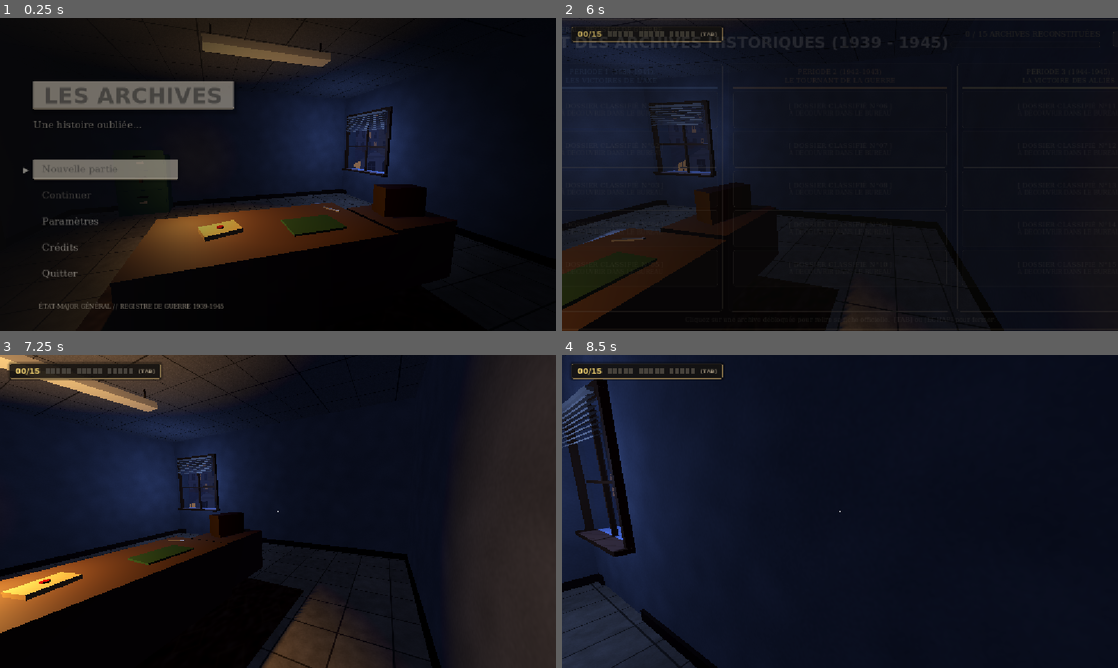
Above: before the commit, frames 1-4 (two rows, left to right).
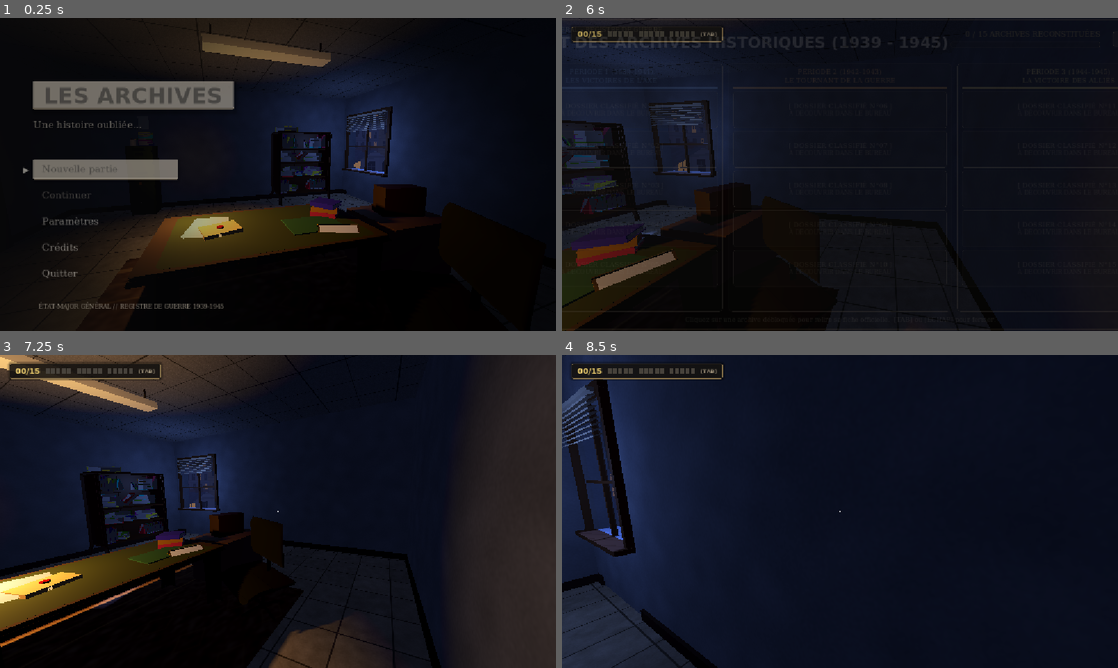
Above: after the commit, the same moments.

Repository: NexorrDev/Godot-WW2
Game: Godot game, scene res://scenes/main_game.tscn
Same seed, same stepped clock (60 frames per second), same inputs: the game is played once before the commit and once after it.
Inputs (mouse positions are in pixels of both pictures, inside the frame that each line leads up to):
- Up to frame 1 (0.25 s): no input
- Up to frame 2 (6 s): click "Nouvelle partie" at 0.5 s; tap Enter at 1.25, 2.75, 4.25 s; move the mouse to (867, 174) at 1.27 s; hold W 1.28-2 s; tap Tab at 1.35 s; click (867, 174) at 1.42 s; tap Space at 2, 3.5, 5 s; drag from (728, 190) to (812, 237) at 2.02 s; move the mouse to (895, 105) at 2.77 s; hold D 2.78-3.5 s; tap E at 2.85 s; drag from (812, 237) to (673, 127) at 3.52 s; move the mouse to (1006, 221) at 4.27 s; hold A 4.28-5 s; hold Q 4.28-5 s; drag from (673, 127) to (756, 96) at 5.02 s; move the mouse to (867, 174) at 5.77 s; hold S from 5.78 s (still down); tap J at 5.85 s; click (867, 174) at 5.92 s
- Up to frame 3 (7.25 s): move the mouse to (255, 505) at 6.52 s; release S at 6.53 s; hold D from 6.53 s (still down); tap E at 6.6 s
- Up to frame 4 (8.5 s): move the mouse to (867, 511) at 7.27 s; release D at 7.28 s; hold Z 7.28-8.03 s; hold W from 7.28 s (still down); move the mouse to (812, 511) at 8.02 s; tap Q at 8.1 s; click (812, 511) at 8.17 s

The runs differ from the first frame. In frame 1, 6.8% of the frame differs, in the area x 19-85%, y 34-96%; in frame 2, 4.3%; in frame 3, 8.2%, in the area x 0-61%, y 35-100%; in frame 4, nothing differs.

Commit message:
Intègre les modèles 3D de Louka (bureau, chaise, étagère, classeur à tiroir, porte des archives)
Co-Authored-By: Claude Sonnet 5.5 <noreply@anthropic.com>
Claude-Session: https://claude.ai/code/session_019jx8jc2EtZW8BPq9GZRgmx

Diff:
--- a/ww-2-archives-game/scenes/main_game.tscn
+++ b/ww-2-archives-game/scenes/main_game.tscn
@@ -20,6 +20,7 @@
 [ext_resource type="Script" path="res://scripts/radio_item.gd" id="9_radio_item"]
 [ext_resource type="PackedScene" path="res://scenes/enigmas/enigma_radio.tscn" id="10_enigma_radio"]
 [ext_resource type="PackedScene" path="res://scenes/hud_progression.tscn" id="12_hud"]
+[ext_resource type="Script" path="res://scripts/prop3d.gd" id="90_prop"]
 [ext_resource type="PackedScene" path="res://scenes/pause_menu.tscn" id="13_pause"]
 
 [sub_resource type="StandardMaterial3D" id="Mat_Desk"]
@@ -97,11 +98,21 @@
 [node name="SalleBureau" type="Node3D" parent="."]
 script = ExtResource("14_room")
 
-[node name="Bureau_Placeholder" type="CSGBox3D" parent="."]
-transform = Transform3D(1, 0, 0, 0, 1, 0, 0, 0, 1, 0, 0.375, 0.5)
-use_collision = true
-size = Vector3(2.2, 0.75, 1.1)
-material = SubResource("Mat_Desk")
+[node name="Bureau" type="StaticBody3D" parent="."]
+transform = Transform3D(0, 0, -1.4, 0, 1, 0, 1.4, 0, 0, 0, 0, 0.5)
+script = ExtResource("90_prop")
+model_path = "res://assets/models/louka/bureau.glb"
+
+[node name="Chaise" type="StaticBody3D" parent="."]
+transform = Transform3D(-0.94, 0, 0.34, 0, 1, 0, -0.34, 0, -0.94, 0.95, 0, 1.55)
+script = ExtResource("90_prop")
+model_path = "res://assets/models/louka/chaise.glb"
+collide = false
+
+[node name="Etagere" type="StaticBody3D" parent="."]
+transform = Transform3D(1, 0, 0, 0, 1, 0, 0, 0, 1, 1.9, 0, -2.86)
+script = ExtResource("90_prop")
+model_path = "res://assets/models/louka/etagere.glb"
 
 [node name="Dossier_Pologne" type="StaticBody3D" parent="."]
 transform = Transform3D(0.965926, 0, 0.258819, 0, 1, 0, -0.258819, 0, 0.965926, -0.45, 0.77, 0.5)
@@ -154,7 +165,7 @@
 script = ExtResource("19_corbeille")
 
 [node name="Classeur_Vert" type="Node3D" parent="."]
-transform = Transform3D(1, 0, 0, 0, 1, 0, 0, 0, 1, -2.0, 0, -3.05)
+transform = Transform3D(1, 0, 0, 0, 1, 0, 0, 0, 1, -2.0, 0, -2.886)
 script = ExtResource("22_classeur")
 
 [node name="Table_Radio" type="CSGBox3D" parent="."]
--- a/ww-2-archives-game/scripts/classeur_vert.gd
+++ b/ww-2-archives-game/scripts/classeur_vert.gd
@@ -6,9 +6,9 @@
 ## Pour remplacer par un vrai modèle : garder un nœud "Tiroir_Milieu" avec le script
 ## tiroir_cadenas_item.gd, et un nœud "Memo" avec memo_item.gd.
 
-const W := 1.0
-const D := 0.5
-const H := 1.35
+const MODEL_BODY := "res://assets/models/louka/meuble_tiroirs.glb"
+const MODEL_DRAWER := "res://assets/models/louka/meuble_tiroir_ouvert.glb"
+const SLIDE := 0.26  # profondeur dont le tiroir ressort quand il est ouvert
 
 const MEMO_TEXT := "[i]Mémo de l'état-major — classeur vert[/i]\n\n" + \
 	"Le tiroir du milieu contient les ordres sur la grande offensive à l'Est. Il est fermé par un cadenas à [b]4 chiffres[/b].\n\n" + \
@@ -22,70 +22,67 @@
 func _ready() -> void:
 	if get_child_count() > 0:
 		return
-	var green := StandardMaterial3D.new()
-	green.albedo_color = Color(0.27, 0.48, 0.36)
-	green.metallic = 0.15
-	green.roughness = 0.55
-	var dark := StandardMaterial3D.new()
-	dark.albedo_color = Color(0.09, 0.09, 0.09)
-	dark.metallic = 0.6
 	var gold := StandardMaterial3D.new()
 	gold.albedo_color = Color(0.85, 0.68, 0.25)
 	gold.metallic = 0.9
 	gold.roughness = 0.3
-	var cream := StandardMaterial3D.new()
-	cream.albedo_color = Color(0.9, 0.87, 0.76)
 
-	# Caisson plein (collision générale)
-	var body := StaticBody3D.new()
+	# Caisson du meuble (modèle de Louka) + collision
+	var body := Prop3D.new()
 	body.name = "Caisson"
-	var cs := CollisionShape3D.new()
-	var bs := BoxShape3D.new()
-	bs.size = Vector3(W, H, D)
-	cs.shape = bs
-	body.add_child(cs)
-	body.position = Vector3(0, H / 2.0, 0)
+	body.model_path = MODEL_BODY
 	add_child(body)
-	var mi := MeshInstance3D.new()
-	var bm := BoxMesh.new()
-	bm.size = Vector3(W, H, D)
-	mi.mesh = bm
-	mi.material_override = green
-	body.add_child(mi)
 
-	# Trois façades de tiroirs
-	var dh := H / 3.0 - 0.04
-	for i in 3:
-		var y := 0.2 + i * (H / 3.0) + dh / 2.0 - 0.05
-		var front := _box(Vector3(W - 0.08, dh, 0.03), green)
-		front.position = Vector3(0, y, D / 2.0 + 0.012)
-		add_child(front)
-		var handle := _box(Vector3(0.22, 0.03, 0.03), dark)
-		handle.position = Vector3(0, y + 0.06, D / 2.0 + 0.04)
-		add_child(handle)
-		var plate := _box(Vector3(0.14, 0.05, 0.005), cream)
-		plate.position = Vector3(0, y - 0.07, D / 2.0 + 0.03)
-		add_child(plate)
-		if i == 1:
-			_make_middle_drawer(front, y, dh, gold)
-
-	# Mémo posé sur le meuble
+	# Mémo punaisé au mur, au-dessus du meuble (le meuble est adossé au mur nord)
 	var memo := StaticBody3D.new()
 	memo.name = "Memo"
 	memo.set_script(preload("res://scripts/memo_item.gd"))
 	memo.set("memo_title", "MÉMO — CLASSEUR VERT")
 	memo.set("memo_text", MEMO_TEXT)
-	memo.set("prompt_message", "Lire le mémo posé sur le classeur")
+	memo.set("prompt_message", "Lire le mémo punaisé au-dessus du classeur")
 	var mcs := CollisionShape3D.new()
 	var mbs := BoxShape3D.new()
-	mbs.size = Vector3(0.3, 0.08, 0.24)
+	mbs.size = Vector3(0.3, 0.4, 0.1)
 	mcs.shape = mbs
 	memo.add_child(mcs)
-	var sheet := _box(Vector3(0.2, 0.004, 0.15), cream)
+	var cream := StandardMaterial3D.new()
+	cream.albedo_color = Color(0.9, 0.87, 0.76)
+	var sheet := _box(Vector3(0.22, 0.3, 0.004), cream)
 	memo.add_child(sheet)
-	memo.position = Vector3(0.28, H + 0.01, 0.0)
-	memo.rotation_degrees = Vector3(0, 14, 0)
+	memo.position = Vector3(0.0, 2.1, -0.405)
 	add_child(memo)
+
+	# Tiroir du milieu interactif
+	var drawer := StaticBody3D.new()
+	drawer.name = "Tiroir_Milieu"
+	drawer.set_script(preload("res://scripts/tiroir_cadenas_item.gd"))
+	var inst := (load(MODEL_DRAWER) as PackedScene).instantiate()
+	drawer.add_child(inst)
+	var cs := CollisionShape3D.new()
+	var bs := BoxShape3D.new()
+	bs.size = Vector3(0.48, 0.48, 0.52)
+	cs.shape = bs
+	cs.position = Vector3(0, 0.77, 0.153)
+	drawer.add_child(cs)
+	drawer_closed_pos = Vector3(0, 0, -SLIDE)
+	drawer.position = drawer_closed_pos
+	add_child(drawer)
+	drawer_front = drawer
+	# cadenas doré sur la façade du tiroir
+	padlock = _box(Vector3(0.05, 0.07, 0.03), gold)
+	padlock.position = Vector3(0, 0.74, 0.43)
+	drawer.add_child(padlock)
+	drawer_doc = Node3D.new()
+	drawer.add_child(drawer_doc)
+	var folder_mat := StandardMaterial3D.new()
+	folder_mat.albedo_color = Color(0.75, 0.58, 0.35)
+	var folder := _box(Vector3(0.34, 0.03, 0.3), folder_mat)
+	folder.position = Vector3(0, 0.6, 0.15)
+	drawer_doc.add_child(folder)
+	drawer_doc.visible = false
+	drawer.drawer_state_changed.connect(func(): _apply_state(drawer, true))
+	GameManager.game_loaded.connect(func(): _apply_state(drawer, false))
+	_apply_state(drawer, false)
 
 func _box(size: Vector3, mat: Material) -> MeshInstance3D:
 	var m := MeshInstance3D.new()
@@ -95,43 +92,11 @@
 	m.material_override = mat
 	return m
 
-func _make_middle_drawer(front: MeshInstance3D, y: float, dh: float, gold: Material) -> void:
-	# Le tiroir interactif remplace la façade du milieu (elle glisse vers l'avant quand il s'ouvre)
-	var drawer := StaticBody3D.new()
-	drawer.name = "Tiroir_Milieu"
-	drawer.set_script(preload("res://scripts/tiroir_cadenas_item.gd"))
-	var cs := CollisionShape3D.new()
-	var bs := BoxShape3D.new()
-	bs.size = Vector3(W - 0.08, dh, 0.05)
-	cs.shape = bs
-	drawer.add_child(cs)
-	drawer_closed_pos = Vector3(0, y, D / 2.0 + 0.04)
-	drawer.position = drawer_closed_pos
-	add_child(drawer)
-	drawer_front = drawer
-	# cadenas doré sur la poignée
-	padlock = _box(Vector3(0.07, 0.09, 0.035), gold)
-	padlock.position = Vector3(0.0, -0.01, 0.04)
-	drawer.add_child(padlock)
-	# contenu visible quand le tiroir est ouvert : un dossier
-	var folder_mat := StandardMaterial3D.new()
-	folder_mat.albedo_color = Color(0.75, 0.58, 0.35)
-	drawer_doc = _box(Vector3(0.5, 0.03, 0.34), folder_mat)
-	drawer_doc.position = Vector3(0, dh / 2.0 - 0.01, -0.22)
-	drawer_doc.visible = false
-	drawer.add_child(drawer_doc)
-	front.visible = false  # la façade est portée par le tiroir
-	var face := _box(Vector3(W - 0.08, dh, 0.03), front.material_override)
-	drawer.add_child(face)
-	drawer.drawer_state_changed.connect(func(): _apply_state(drawer, true))
-	GameManager.game_loaded.connect(func(): _apply_state(drawer, false))
-	_apply_state(drawer, false)
-
 func _apply_state(drawer: Node3D, animate: bool) -> void:
 	var open: bool = GameManager.is_date_unlocked("barbarossa_1941")
 	padlock.visible = not open
 	drawer_doc.visible = open
-	var target := drawer_closed_pos + (Vector3(0, 0, 0.32) if open else Vector3.ZERO)
+	var target := Vector3(0, 0, 0) + (Vector3.ZERO if open else Vector3(0, 0, -SLIDE))
 	if animate and open and not GameManager.is_loading and drawer.position.is_equal_approx(drawer_closed_pos):
 		create_tween().tween_property(drawer, "position", target, 0.5).set_trans(Tween.TRANS_SINE)
 	else:
--- a/ww-2-archives-game/scripts/office_room.gd
+++ b/ww-2-archives-game/scripts/office_room.gd
@@ -19,8 +19,8 @@
 
 # Porte des archives (mur ouest, verrouillée jusqu'à la date 14)
 const ARCH_DOOR_Z: float = -1.1
-const ARCH_DOOR_W: float = 1.0
-const DOOR_H: float = 2.1
+const ARCH_DOOR_W: float = 1.26
+const DOOR_H: float = 2.2
 # Fenêtre (mur est)
 const WIN_Z: float = -2.3
 const WIN_W: float = 1.5
@@ -272,14 +272,12 @@
 	var x_in := -HALF_W
 	var z0 := ARCH_DOOR_Z - ARCH_DOOR_W / 2.0
 	var z1 := ARCH_DOOR_Z + ARCH_DOOR_W / 2.0
-	# Encadrement en saillie sur la pièce
-	_box("Chambranle_A", Vector3(x_in + 0.03, DOOR_H / 2.0, z0 - 0.03), Vector3(0.07, DOOR_H, 0.07), mats["wood"])
-	_box("Chambranle_B", Vector3(x_in + 0.03, DOOR_H / 2.0, z1 + 0.03), Vector3(0.07, DOOR_H, 0.07), mats["wood"])
-	_box("Chambranle_Haut", Vector3(x_in + 0.03, DOOR_H + 0.03, ARCH_DOOR_Z), Vector3(0.07, 0.07, ARCH_DOOR_W + 0.14), mats["wood"])
-	# Vantail en bois + vitre dépolie
+	# Porte + encadrement : modèle de Louka, logé dans l'ouverture du mur
+	var door := (load("res://assets/models/louka/porte_archives.glb") as PackedScene).instantiate() as Node3D
+	door.name = "Porte_Archives"
+	door.position = Vector3(x_in, 0.0, ARCH_DOOR_Z)
+	add_child(door)
 	var px := x_in - 0.06
-	_box("Porte_Archives", Vector3(px, DOOR_H / 2.0, ARCH_DOOR_Z), Vector3(0.05, DOOR_H - 0.01, ARCH_DOOR_W - 0.01), mats["wood"])
-	_box("Vitre_Archives", Vector3(px + 0.01, 1.42, ARCH_DOOR_Z), Vector3(0.06, 1.0, 0.72), mats["frosted"], false)
 
 	var label := Label3D.new()
 	label.name = "Label_Archives"
@@ -291,11 +289,10 @@
 	label.outline_size = 0
 	label.shaded = false
 	label.double_sided = false
-	label.position = Vector3(px + 0.045, 1.45, ARCH_DOOR_Z)
+	label.position = Vector3(x_in + 0.105, 1.7, ARCH_DOOR_Z)
 	label.rotation_degrees = Vector3(0, 90, 0)
 	add_child(label)
 
-	_box("Poignee_Archives", Vector3(x_in + 0.05, 1.0, z1 - 0.12), Vector3(0.05, 0.04, 0.14), mats["metal"], false)
 
 func _build_window() -> void:
 	var x_in := HALF_W
--- /dev/null
+++ b/ww-2-archives-game/scripts/prop3d.gd
@@ -0,0 +1,36 @@
+extends StaticBody3D
+class_name Prop3D
+
+## Instancie un modèle .glb (Louka) et lui ajoute une collision en boîte calée sur sa taille.
+
+@export_file("*.glb") var model_path: String = ""
+@export var collide: bool = true
+@export var collision_shrink: float = 0.0
+
+func _ready() -> void:
+	if model_path == "" or get_child_count() > 0:
+		return
+	var scn := load(model_path) as PackedScene
+	if scn == null:
+		push_warning("Prop3D: modèle introuvable " + model_path)
+		return
+	var inst := scn.instantiate() as Node3D
+	add_child(inst)
+	if not collide:
+		return
+	var box := AABB()
+	var first := true
+	for m in inst.find_children("*", "MeshInstance3D", true, false):
+		var mi := m as MeshInstance3D
+		var a: AABB = mi.global_transform * mi.get_aabb() if mi.is_inside_tree() else mi.get_aabb()
+		a = global_transform.affine_inverse() * a
+		box = a if first else box.merge(a)
+		first = false
+	if first:
+		return
+	var cs := CollisionShape3D.new()
+	var bs := BoxShape3D.new()
+	bs.size = box.size - Vector3.ONE * collision_shrink
+	cs.shape = bs
+	cs.position = box.get_center()
+	add_child(cs)
Not shown, added: ww-2-archives-game/assets/models/louka/CREDITS.txt
Binary file added: ww-2-archives-game/assets/models/louka/bureau.glb
Not shown, added: ww-2-archives-game/assets/models/louka/bureau.glb.import
Binary file added: ww-2-archives-game/assets/models/louka/chaise.glb
Not shown, added: ww-2-archives-game/assets/models/louka/chaise.glb.import
Binary file added: ww-2-archives-game/assets/models/louka/etagere.glb
Not shown, added: ww-2-archives-game/assets/models/louka/etagere.glb.import
Binary file added: ww-2-archives-game/assets/models/louka/meuble_tiroir_ouvert.glb
Not shown, added: ww-2-archives-game/assets/models/louka/meuble_tiroir_ouvert.glb.import
Binary file added: ww-2-archives-game/assets/models/louka/meuble_tiroirs.glb
Not shown, added: ww-2-archives-game/assets/models/louka/meuble_tiroirs.glb.import
Binary file added: ww-2-archives-game/assets/models/louka/porte_archives.glb
(and 2 more such lines)
